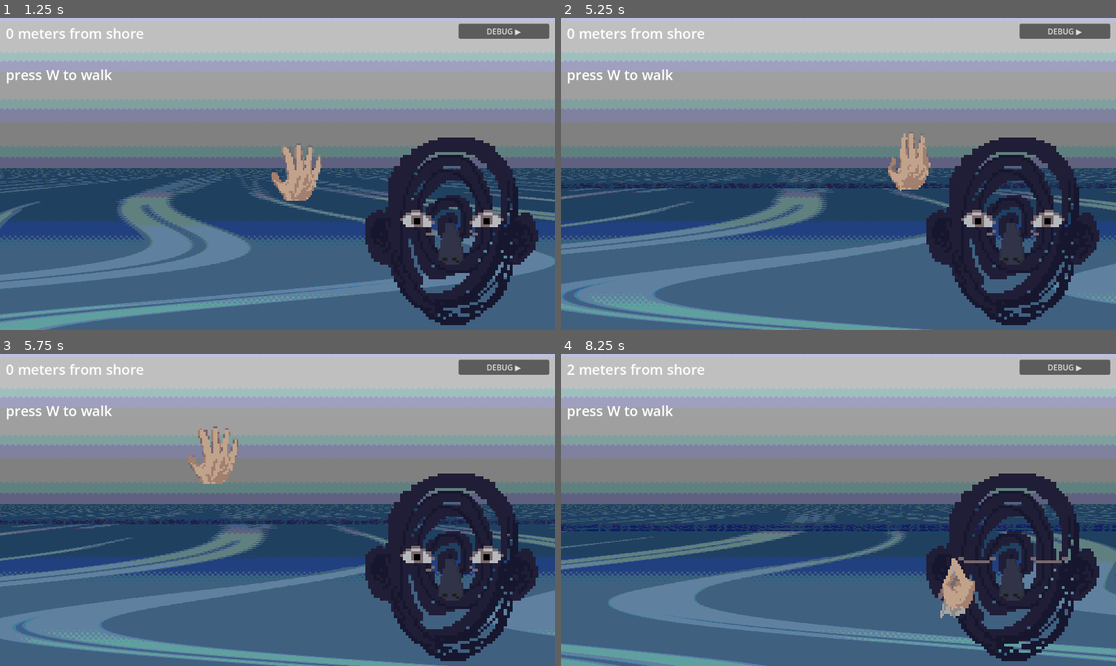
Above: before the commit, frames 1-4 (two rows, left to right).
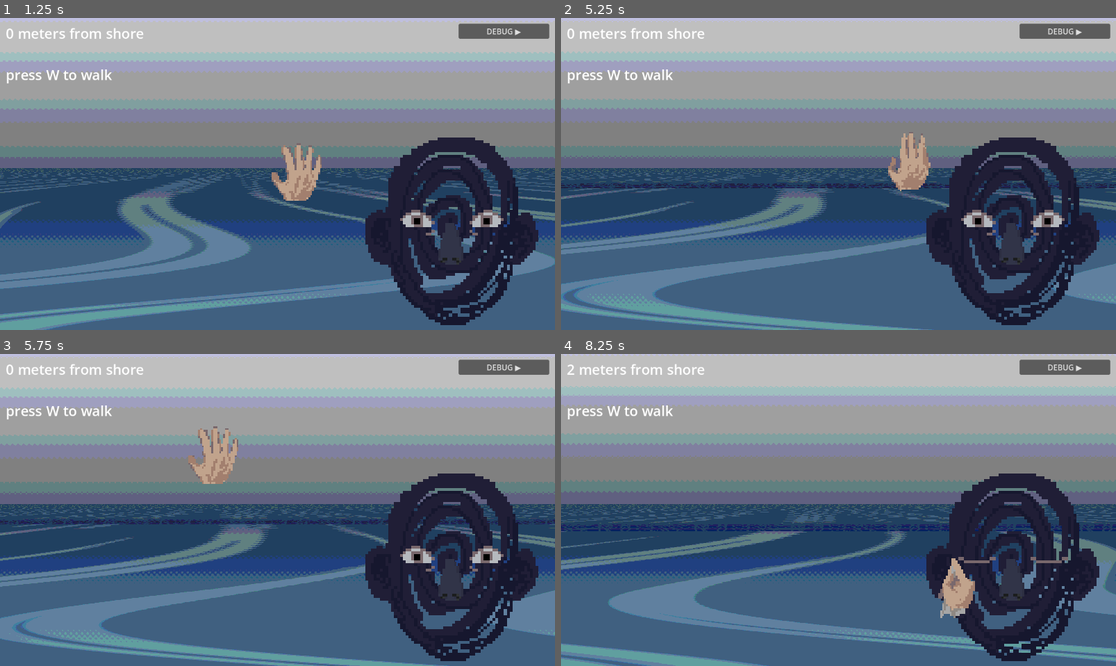
Above: after the commit, the same moments.

Repository: siyangsun/the-glimmering
Game: Godot game, scene res://scenes/Main.tscn
Same seed, same stepped clock (60 frames per second), same inputs: the game is played once before the commit and once after it.
Inputs (mouse positions are in pixels of both pictures, inside the frame that each line leads up to):
- Up to frame 1 (1.25 s): click "go to the ocean" at 0.5 s
- Up to frame 2 (5.25 s): tap W (walk_forward) at 1.25, 2.75, 3.5, 4.25, 5 s; move the mouse to (810, 236) at 1.27 s; hold W (walk_forward) 1.28-2 s; tap E (blow_nose) at 1.35, 4.35 s; click (810, 236) at 1.42 s; drag from (1005, 220) to (810, 236) at 2.02 s; move the mouse to (672, 127) at 2.77 s; tap Q (wipe_eyes) at 2.85 s; drag from (866, 174) to (672, 127) at 3.52 s; move the mouse to (755, 96) at 4.27 s; drag from (960, 158) to (755, 96) at 5.02 s
- Up to frame 3 (5.75 s): no input
- Up to frame 4 (8.25 s): move the mouse to (727, 525) at 5.77 s; hold W (walk_forward) 5.78-6.5 s; tap Q (wipe_eyes) at 5.85 s; click (727, 525) at 5.92 s; drag from (894, 441) to (727, 525) at 6.52 s; move the mouse to (810, 572) at 7.27 s; hold W (walk_forward) 7.28-8 s; tap E (blow_nose) at 7.35 s; drag from (1005, 556) to (810, 572) at 8.02 s

Frame 1 is identical in both runs. In frame 2, 0.8% of the frame differs, in the area x 0-100%, y 0-45%; in frame 3, 0.8%; in frame 4, 4.7%.

Commit message:
add ear smack sounds and darkening sky
Co-Authored-By: Claude Opus 4.8 <noreply@anthropic.com>

Diff:
--- a/scripts/autoloads/AudioManager.gd
+++ b/scripts/autoloads/AudioManager.gd
@@ -22,6 +22,9 @@
 const _LIGHTHOUSE_GONG: AudioStream = preload("res://assets/audio/lighthouse gong.mp3")
 const _BUOY_RINGS:      AudioStream = preload("res://assets/audio/the buoy rings.mp3")
 const _DRONING:         AudioStream = preload("res://assets/audio/the droning begins.mp3")
+
+const _SMACKEAR:     AudioStream = preload("res://assets/audio/smackear.mp3")
+const _SMACKEAR_WET: AudioStream = preload("res://assets/audio/smackear wet.mp3")
 
 const _GURGLE:      AudioStream = preload("res://assets/audio/gurgle.mp3")
 const _GURGLING:    AudioStream = preload("res://assets/audio/gurgling.mp3")
@@ -189,6 +192,33 @@
 func play_ambience_buoy() -> void:       _play(_BUOY_RINGS, gain_ambience, true)
 func play_ambience_droning() -> void:    _play(_DRONING, gain_ambience, true)
 
+# Ear smack — fires when the player clears an ear. Wet variant if the ear was
+# clogged. Left ear plays as-is; right ear is imaged to the right side.
+func play_ear_smack(is_right_ear: bool, was_wet: bool) -> void:
+	var stream: AudioStream = _SMACKEAR_WET if was_wet else _SMACKEAR
+	if not is_right_ear:
+		_play(stream, gain_impairment, false)
+		return
+	# Right ear: route through a temporary panned bus, freed when the sound ends.
+	var bus_name := StringName("EarSmack_%d" % [randi()])
+	AudioServer.add_bus()
+	var bus_idx: int = AudioServer.bus_count - 1
+	AudioServer.set_bus_name(bus_idx, bus_name)
+	AudioServer.set_bus_send(bus_idx, &"Master")
+	var pan := AudioEffectPanner.new()
+	pan.pan = 1.0
+	AudioServer.add_bus_effect(bus_idx, pan)
+	var player := AudioStreamPlayer.new()
+	player.stream = stream
+	player.volume_db = gain_impairment
+	player.bus = bus_name
+	player.finished.connect(func() -> void:
+		AudioServer.remove_bus(AudioServer.get_bus_index(bus_name))
+		player.queue_free()
+	)
+	add_child(player)
+	player.play()
+
 func play_impairment_gurgle() -> void:   _play(_GURGLE, gain_impairment + 5.0, true)
 func play_impairment_plunged() -> void:  _play(_pick(_plunged), gain_impairment, true)
 func play_impairment_breath() -> void:   _play(_DEEP_BREATH, gain_impairment + 5.0, true)
--- a/scripts/rendering/WaveRenderer2D.gd
+++ b/scripts/rendering/WaveRenderer2D.gd
@@ -100,7 +100,11 @@
 		Vector2(0.0, 0.0), Vector2(vw, 0.0),
 		Vector2(vw, horizon_px), Vector2(0.0, horizon_px),
 	])
-	var sky_cols := PackedColorArray([SKY_TOP, SKY_TOP, SKY_HORIZON, SKY_HORIZON])
+	# Sky dims by up to 30% as the player wades farther from shore.
+	var sky_dark: float = 0.3 * clampf(GameManager.distance / GameManager.GOAL_DISTANCE, 0.0, 1.0)
+	var sky_top: Color = SKY_TOP.darkened(sky_dark)
+	var sky_hor: Color = SKY_HORIZON.darkened(sky_dark)
+	var sky_cols := PackedColorArray([sky_top, sky_top, sky_hor, sky_hor])
 	draw_polygon(sky_pts, sky_cols)
 	_draw_water_surface(vw, vh, horizon_px, eye_y)
 
--- a/scripts/ui/FaceWidget.gd
+++ b/scripts/ui/FaceWidget.gd
@@ -258,6 +258,10 @@
 		match reg["action"]:
 			&"clear_left_ear":  fire_particles = ImpairmentSystem.left_ear_impaired
 			&"clear_right_ear": fire_particles = ImpairmentSystem.right_ear_impaired
+	# Ear smack sound — read the wet state before action_performed clears it.
+	match reg["action"]:
+		&"clear_left_ear":  AudioManager.play_ear_smack(false, ImpairmentSystem.left_ear_impaired)
+		&"clear_right_ear": AudioManager.play_ear_smack(true, ImpairmentSystem.right_ear_impaired)
 	SignalBus.action_performed.emit(reg["action"])
 	if fire_particles:
 		(reg["particles"] as CPUParticles2D).restart()
Not shown, added: assets/audio/smackear wet.mp3.import
Not shown, added: assets/audio/smackear.mp3.import
Not shown, added: assets/audio/smackear wet.mp3
Not shown, added: assets/audio/smackear.mp3
